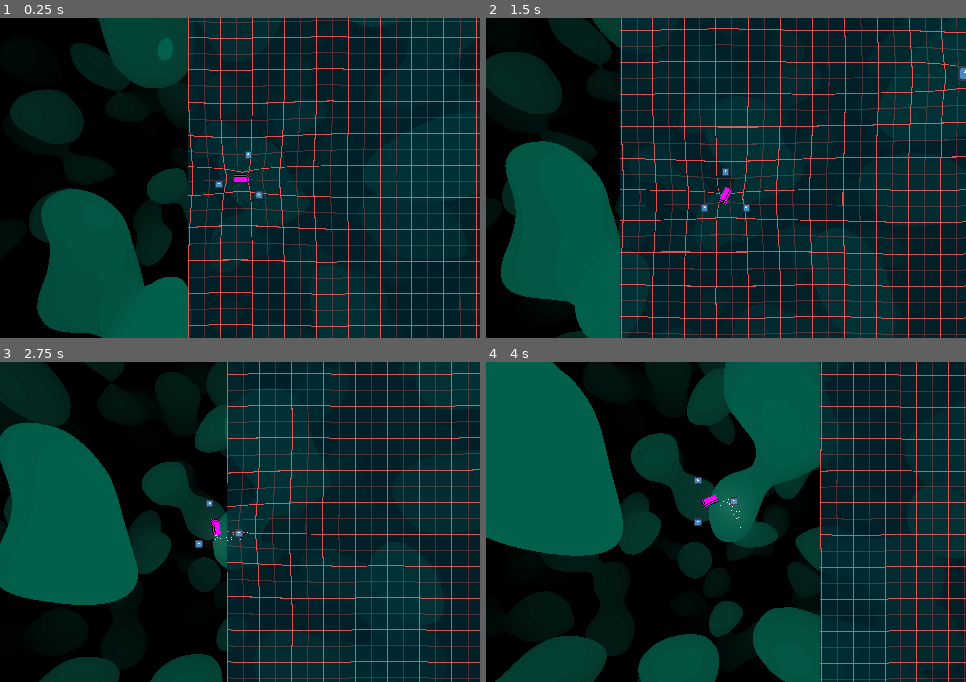
Above: before the commit, frames 1-4 (two rows, left to right).
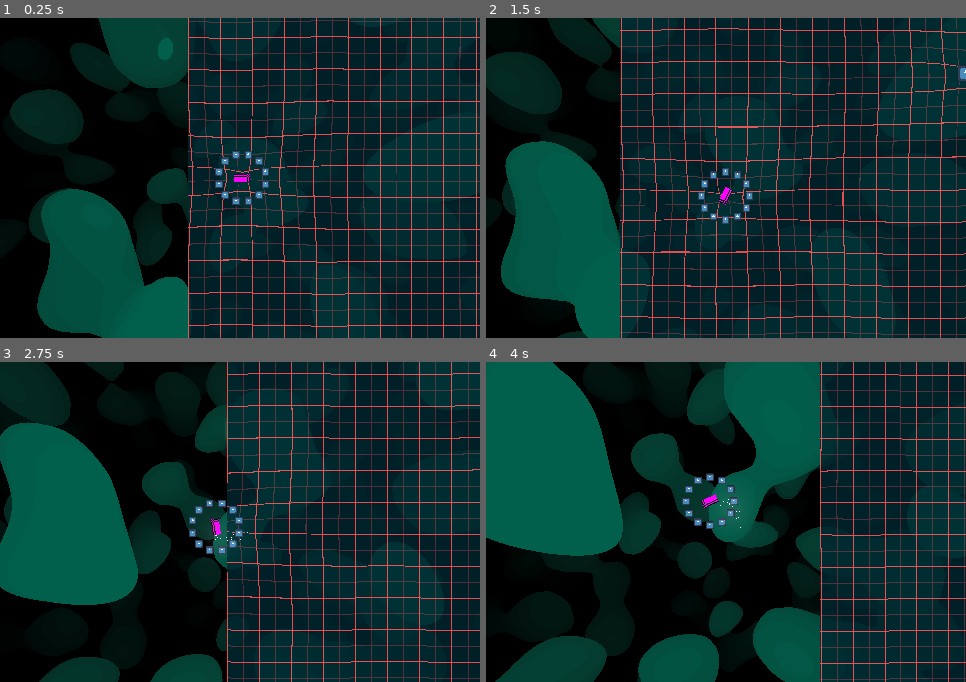
Above: after the commit, the same moments.

Repository: 3xcpy/roguelike-arcade-driving
Game: Godot game, scene res://scenes/main.tscn
The game is run twice, just before and just after one commit, with the same random seed, the same clock (stepped at 60 frames per second) and the same inputs. The engine's default icon, where the game draws it, is replaced by a stand-in: a white triangle on a blue panel in a dark square.
Inputs:
- Up to frame 1 (0.25 s): no input
- Up to frame 2 (1.5 s): tap Enter at 0.5 s; hold Right (steer_right) 0.53-1.28 s; tap Alt at 0.6 s; hold Down from 1.28 s (still down); tap Shift at 1.35 s
- Up to frame 3 (2.75 s): release Down at 2.03 s; hold Right (steer_right) from 2.03 s (still down); tap Alt at 2.1 s
- Up to frame 4 (4 s): release Right (steer_right) at 2.78 s; hold Up 2.78-3.53 s; tap Shift at 2.85 s; hold Left (steer_left) from 3.53 s (still down); tap Alt at 3.6 s

The runs differ from the first frame. In frame 1, 0.4% of the frame differs, in the area x 44-57%, y 41-59%; in frame 2, 0.3%; in frame 3, 0.4%; in frame 4, 0.4%.

Commit message:
enemies can now be damaged and die

Diff:
--- a/scenes/enemy.tscn
+++ b/scenes/enemy.tscn
@@ -1,5 +1,6 @@
-[gd_scene load_steps=5 format=3 uid="uid://b4sghwhykpity"]
+[gd_scene load_steps=6 format=3 uid="uid://b4sghwhykpity"]
 
+[ext_resource type="Script" uid="uid://bcoqb7ufp6dlg" path="res://scripts/enemy.gd" id="1_5uy6h"]
 [ext_resource type="Texture2D" uid="uid://jxabck5vuije" path="res://icon.svg" id="1_7p1mj"]
 [ext_resource type="Script" uid="uid://b6clcrk34j0p6" path="res://scripts/distortion_emitter.gd" id="2_md0e3"]
 [ext_resource type="PackedScene" uid="uid://c2q16yc375m54" path="res://scenes/health_component.tscn" id="3_4ra3w"]
@@ -8,6 +9,7 @@
 size = Vector2(16, 16)
 
 [node name="Enemy" type="Area2D" groups=["Enemies"]]
+script = ExtResource("1_5uy6h")
 
 [node name="Sprite2D" type="Sprite2D" parent="."]
 scale = Vector2(0.125, 0.125)
@@ -21,3 +23,5 @@
 metadata/_custom_type_script = "uid://b6clcrk34j0p6"
 
 [node name="HealthComponent" parent="." instance=ExtResource("3_4ra3w")]
+
+[connection signal="dead" from="HealthComponent" to="." method="_on_health_component_dead"]
--- a/scenes/player.tscn
+++ b/scenes/player.tscn
@@ -74,7 +74,7 @@
 [node name="Weapons" type="Node2D" parent="."]
 
 [node name="Eyeballs" parent="Weapons" instance=ExtResource("4_dqkch")]
-amount = 3
+amount = 12
 
 [node name="HealthComponent" parent="." instance=ExtResource("4_qlg0r")]
 
--- a/scenes/stage.tscn
+++ b/scenes/stage.tscn
@@ -52,8 +52,8 @@
 z_index = -100
 texture_repeat = 2
 material = SubResource("ShaderMaterial_6c5u0")
-offset_right = 1024.0
-offset_bottom = 1024.0
+offset_right = 4096.0
+offset_bottom = 4096.0
 pivot_offset = Vector2(74, 114)
 texture = ExtResource("2_gi7kc")
 expand_mode = 1
--- /dev/null
+++ b/scripts/enemy.gd
@@ -0,0 +1,6 @@
+class_name Enemy extends Area2D
+
+func damage(dmg: float): $HealthComponent.damage(dmg)
+
+func _on_health_component_dead() -> void:
+	queue_free()
--- a/shaders/background.gdshader
+++ b/shaders/background.gdshader
@@ -1,3 +1,4 @@
+// from https://godotshaders.com/shader/abstract-3d/
 shader_type canvas_item;
 
 uniform float movement_speed : hint_range(0.0, 1.0) = 0.1;
Not shown, added: scripts/enemy.gd.uid
